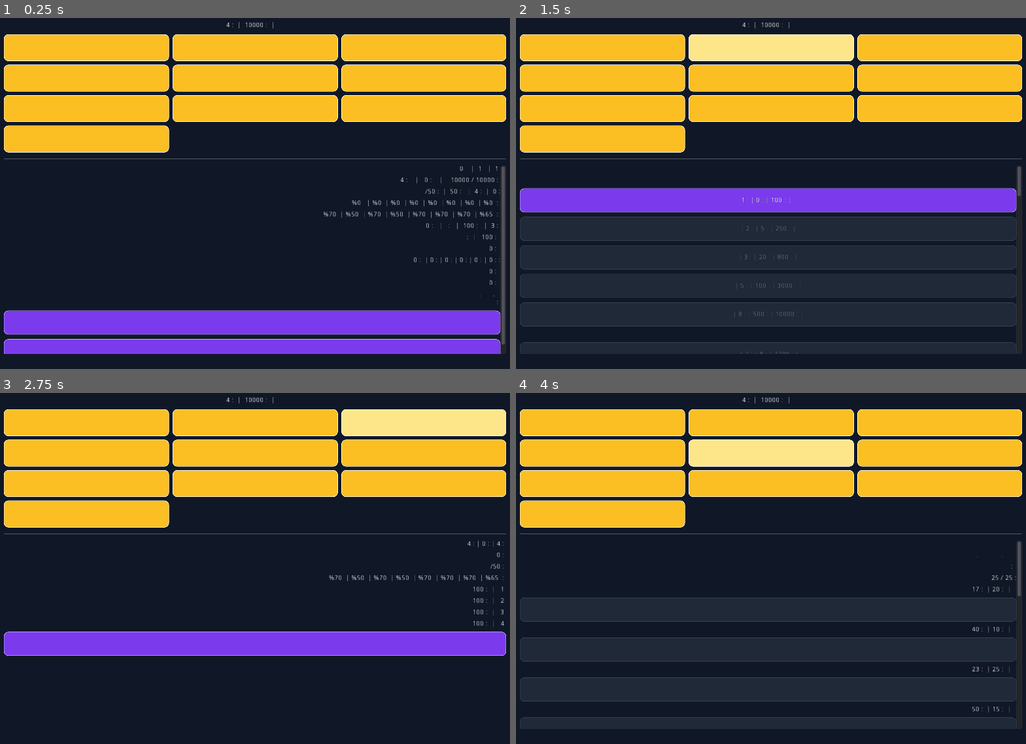
Above: before the commit, frames 1-4 (two rows, left to right).
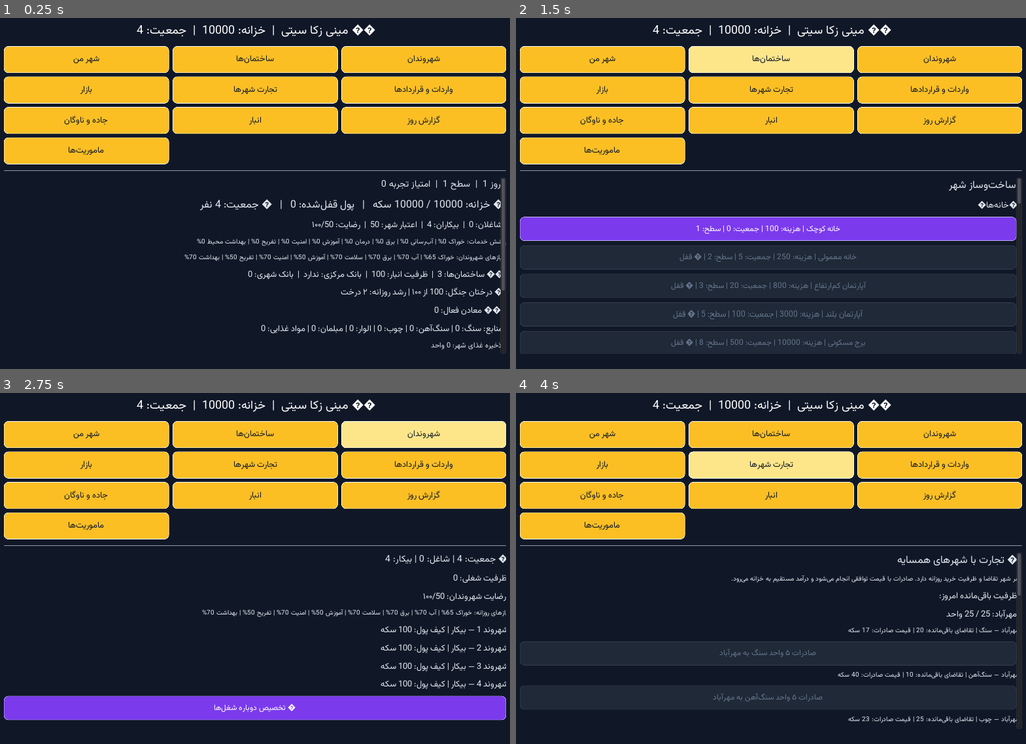
Above: after the commit, the same moments.

Repository: zekainstabot/mini-zeka-city
Game: Godot game, scene res://Main.tscn
The game is run twice, just before and just after one commit, with the same random seed, the same clock (stepped at 60 frames per second) and the same inputs.
Inputs:
- Up to frame 1 (0.25 s): no input
- Up to frame 2 (1.5 s): click "ﻦﻣ ﺮﻬﺷ" at 0.5 s; click "ﺎﻫ‌ﻥﺎﻤﺘﺧﺎﺳ" at 1.25 s
- Up to frame 3 (2.75 s): click "ﻥﺍﺪﻧﻭﺮﻬﺷ" at 2 s
- Up to frame 4 (4 s): click "ﺭﺍﺯﺎﺑ" at 2.75 s; click "ﺎﻫﺮﻬﺷ ﺕﺭﺎﺠﺗ" at 3.5 s

The runs differ from the first frame. In frame 1, 28% of the frame differs, in the area x 0-100%, y 1-96%; in frame 2, 29%; in frame 3, 30%, in the area x 0-100%, y 1-94%; in frame 4, 18%.

Commit message:
Bundle Persian font and apply it throughout the game UI

Diff:
--- a/scripts/Main.gd
+++ b/scripts/Main.gd
@@ -7,12 +7,14 @@
 var message_label = null
 var content = null
 var header_label = null
+var ui_font = null
 
 func _notification(what):
 	if what == MainLoop.NOTIFICATION_WM_QUIT_REQUEST and game != null:
 		game.save_game()
 
 func _ready():
+	_load_ui_font()
 	game = EngineScript.new()
 	if not game.load_game():
 		game.new_game()
@@ -40,6 +42,7 @@
 	header_label = Label.new()
 	header_label.text = PersianText.reshaper("🏙️ مینی زکا سیتی")
 	header_label.align = Label.ALIGN_CENTER
+	_apply_font(header_label, 26)
 	header_label.add_color_override("font_color", Color("#ffffff"))
 	root.add_child(header_label)
 	var nav = GridContainer.new()
@@ -51,6 +54,8 @@
 		var b = Button.new()
 		b.text = PersianText.reshaper(item.t)
 		b.rect_min_size = Vector2(0, 56)
+		b.flat = false
+		_apply_font(b, 18)
 		b.size_flags_horizontal = Control.SIZE_EXPAND_FILL
 		_style_button(b, true)
 		b.connect("pressed", self, "show_page", [item.p])
@@ -70,6 +75,21 @@
 	message_label.add_color_override("font_color", Color("#fbbf24"))
 	root.add_child(message_label)
 
+func _load_ui_font():
+	var font_data = DynamicFontData.new()
+	font_data.font_path = "res://assets/fonts/Vazirmatn.ttf"
+	ui_font = DynamicFont.new()
+	ui_font.font_data = font_data
+	ui_font.size = 18
+
+func _apply_font(control, size=18):
+	if ui_font == null:
+		return
+	var font = DynamicFont.new()
+	font.font_data = ui_font.font_data
+	font.size = size
+	control.add_font_override("font", font)
+
 func _button_style(bg_color, border_color):
 	var style = StyleBoxFlat.new()
 	style.bg_color = bg_color
@@ -83,6 +103,7 @@
 	return style
 
 func _style_button(button, navigation=false):
+	button.flat = false
 	var normal_color = Color("#fbbf24") if navigation else Color("#7c3aed")
 	var hover_color = Color("#fde68a") if navigation else Color("#8b5cf6")
 	var pressed_color = Color("#d97706") if navigation else Color("#5b21b6")
@@ -105,6 +126,7 @@
 	var label = Label.new()
 	label.text = PersianText.reshaper(text)
 	label.align = Label.ALIGN_RIGHT
+	_apply_font(label, size)
 	label.autowrap = false
 	label.add_color_override("font_color", Color("#e2e8f0"))
 	content.add_child(label)
@@ -114,6 +136,7 @@
 	var button = Button.new()
 	button.text = PersianText.reshaper(text)
 	button.rect_min_size = Vector2(0, 50)
+	_apply_font(button, 17)
 	button.size_flags_horizontal = Control.SIZE_EXPAND_FILL
 	_style_button(button, false)
 	button.connect("pressed", target, callback, args)
Binary file added: assets/fonts/Vazirmatn.ttf
